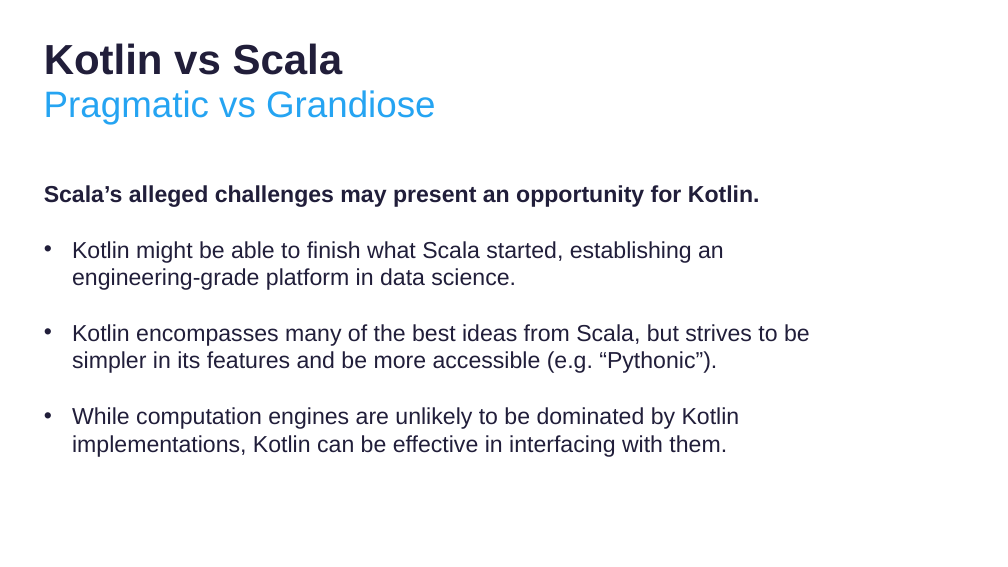
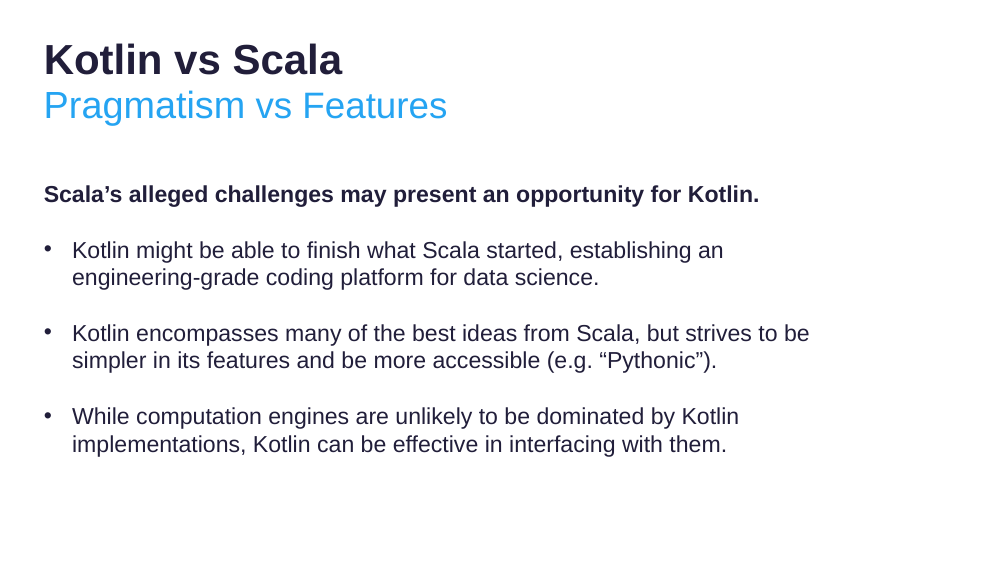
Before and after one commit to thomasnield/kotlinconf-datascience-talk, a slide deck: slide 25 of kotlin_for_data_science.pptx. Drawn at 1008x567 pixels with LibreOffice and Linux fonts; fonts in the diff are those of the drawing; background and template pictures are left out. Boxes give left, top, right and bottom in pixels: in the first picture for what was removed or moved away, otherwise in the second. Text is boxed around its words. In the diff, an @@ line names an element or a change of style, - is before the commit and + after.

Commit message:
wip

```diff
--- a/kotlin_for_data_science.pptx
+++ b/kotlin_for_data_science.pptx
@@ text at bbox=[44, 90, 447, 125]: text changed; size 70 to 72 pt @@
-Pragmatic vs Grandiose
+Pragmatism vs Features
@@ text at bbox=[72, 241, 724, 290]: text changed @@
-• Kotlin might be able to finish what Scala started, establishing an engineering-grade platform in data science.
+• Kotlin might be able to finish what Scala started, establishing an engineering-grade coding platform for data science.
```
Also in this commit, not shown: 4 other slides changed.
